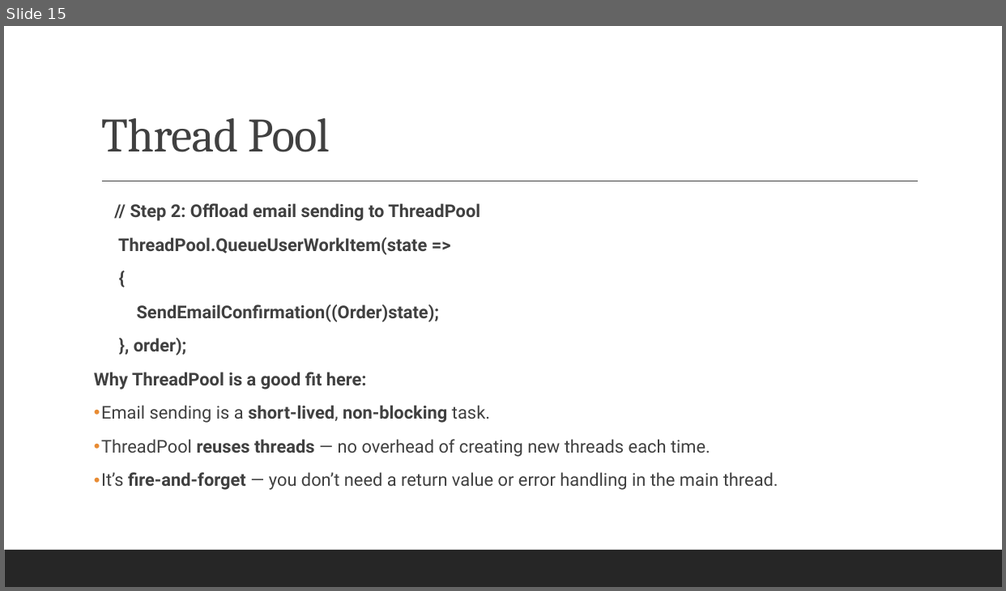
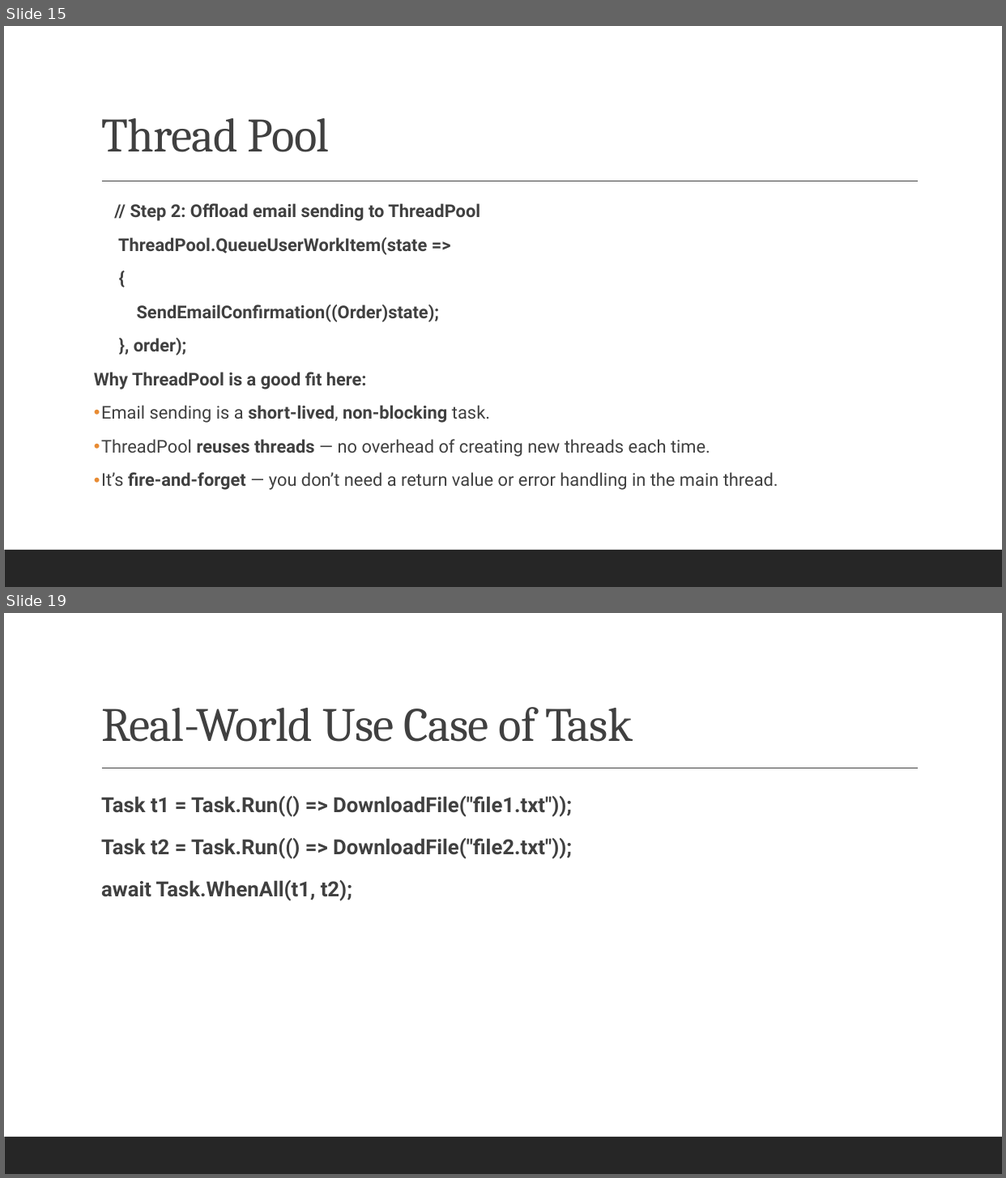
Before and after one commit to bhushanpoojary/MultiThreadingDotNet, a slide deck: PPT/Mastering Multithreading in DotNet.pptx. Shown one above the other, each under a label of ours: slide 15 before the commit, slides 15 and 19 after it; the slides between them are not shown. The pictures are 1006x591 and 1006x1178 pixels, drawn with LibreOffice and Linux fonts; fonts in the diff are those of the drawing. Boxes give left, top, right and bottom in pixels: in the first picture for what was removed or moved away, otherwise in the second. Text is boxed around its words. In the diff, an @@ line names an element or a change of style, - is before the commit and + after.

Commit message:
Renamed the file for threadpool and added details for task in PPT

```diff
--- a/PPT/Mastering Multithreading in DotNet.pptx
+++ b/PPT/Mastering Multithreading in DotNet.pptx
@@ slide 19 added at (x1=4, y1=613, x2=1002, y2=1174), background #FFFFFF; not listed: 2 template elements that a slide beside it also shows @@
@@ title added at (x1=101, y1=707, x2=633, y2=742), 46 pt, text #404040 @@
+Real-World Use Case of Task
@@ text added at (x1=101, y1=796, x2=572, y2=901), 20 pt, text #404040, bold @@
+  Task t1 = Task.Run(() => DownloadFile("file1.txt"));
+  Task t2 = Task.Run(() => DownloadFile("file2.txt"));
+  await Task.WhenAll(t1, t2);
```
Also in this commit, not shown: 1 slide changed, 3 other slides added, 3 other files.
